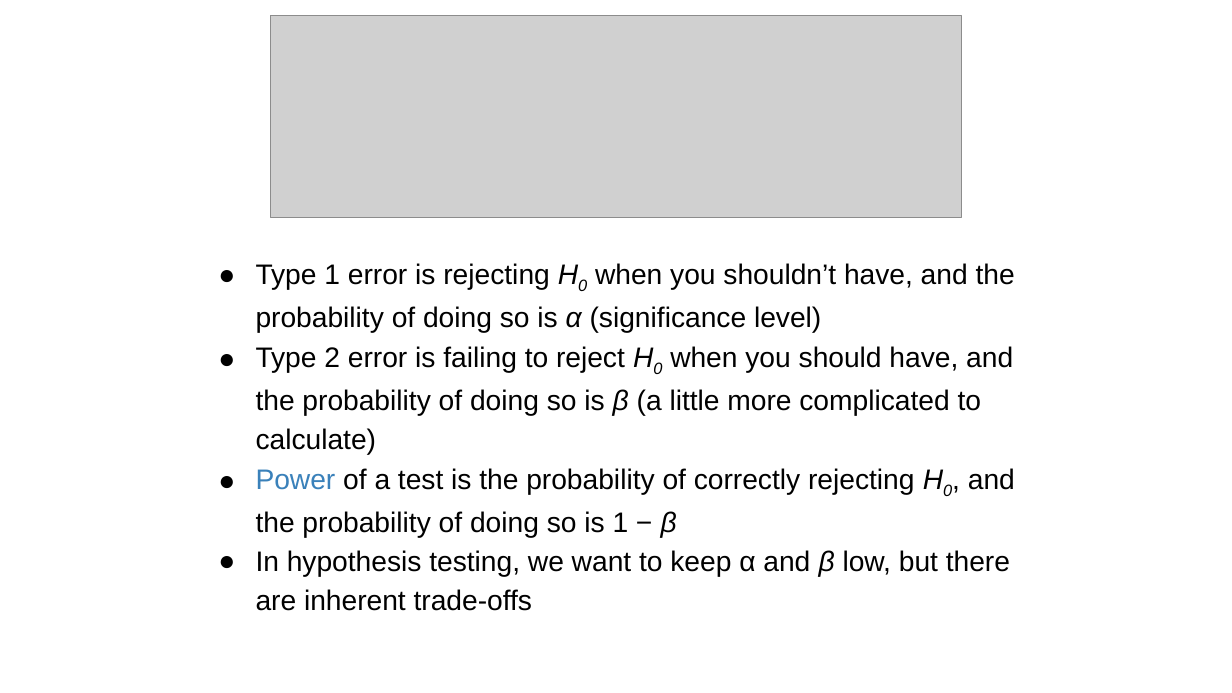
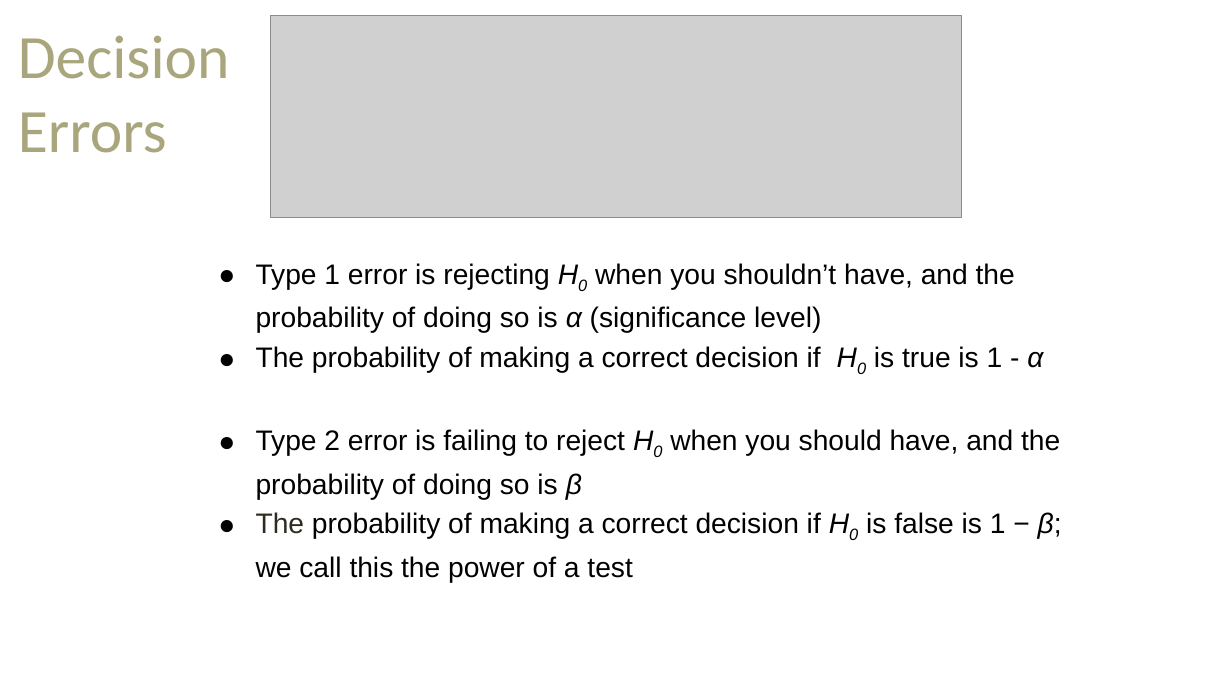
Before and after one commit to amosca01/MATH108-F23, a slide deck: slide 15 of slides/13-power-calculation.pptx (slide 7 before the commit). Drawn at 1232x693 pixels with LibreOffice and Linux fonts; fonts in the diff are those of the drawing; grey boxes stand for pictures. Boxes give left, top, right and bottom in pixels: in the first picture for what was removed or moved away, otherwise in the second. Text is boxed around its words. In the diff, an @@ line names an element or a change of style, - is before the commit and + after.

```diff
--- a/slides/13-power-calculation.pptx
+++ b/slides/13-power-calculation.pptx
@@ text added at (18, 35, 230, 153), 48 pt, text #A9A57C @@
+Decision Errors
@@ text at (256, 346, 1062, 583): text changed @@
-● Type 2 error is failing to reject H0 when you should have, and the probability of doing so is β (a little more complicated to calculate)
-● Power of a test is the probability of correctly rejecting H0, and the probability of doing so is 1 − β
-● In hypothesis testing, we want to keep α and β low, but there are inherent trade-offs
+● The probability of making a correct decision if H0 is true is 1 - α
+● Type 2 error is failing to reject H0 when you should have, and the probability of doing so is β
+● The probability of making a correct decision if H0 is false is 1 − β; we call this the power of a test
```
Also in this commit, not shown: 21 other slides changed, 26 slides added, 8 slides removed, 10 other files.
